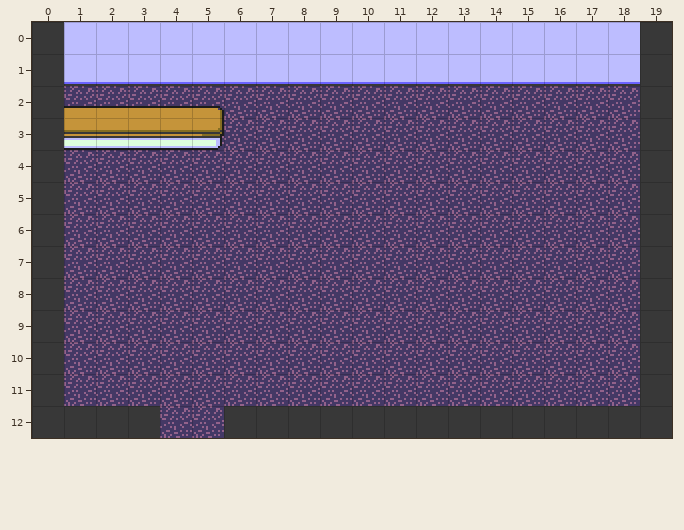
Tiled map, stored at Assets/Graphics/Maps/Gray Box/GameStoreGraybox.tmx. That is the earlier state.
Cells are 16x16 px. Shown: x 0..19, y 0..12.
The result:
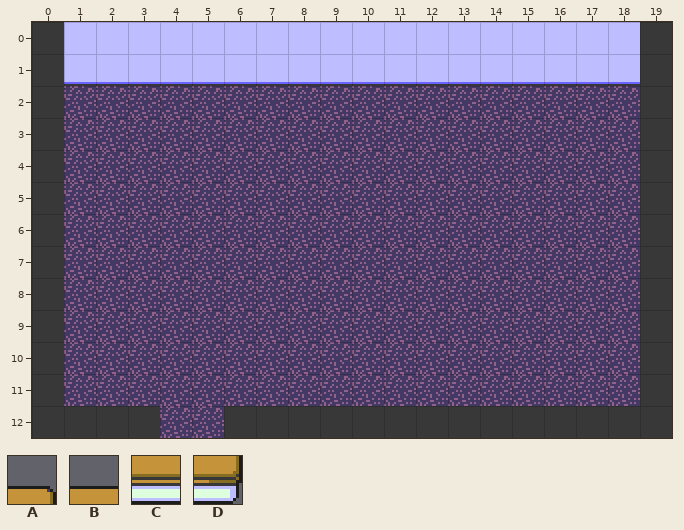
Key: from "Office": A 32, B 61, C 71, D 72.
_ is an empty cell.
From the commit log: Started updating Game Store interior
Edits made:
Layer "Graphics/Shelf" (now hidden):
Tile B is removed in row 2 at x 1.
Tile C is removed in row 3 at x 1 to 4.
Tile D is removed in row 3 at x 5.
Layer "Graphics/Desktop" (now hidden):
Tile A is removed in row 2 at x 5.
Tile B is removed in row 2 at x 1 to 4.
